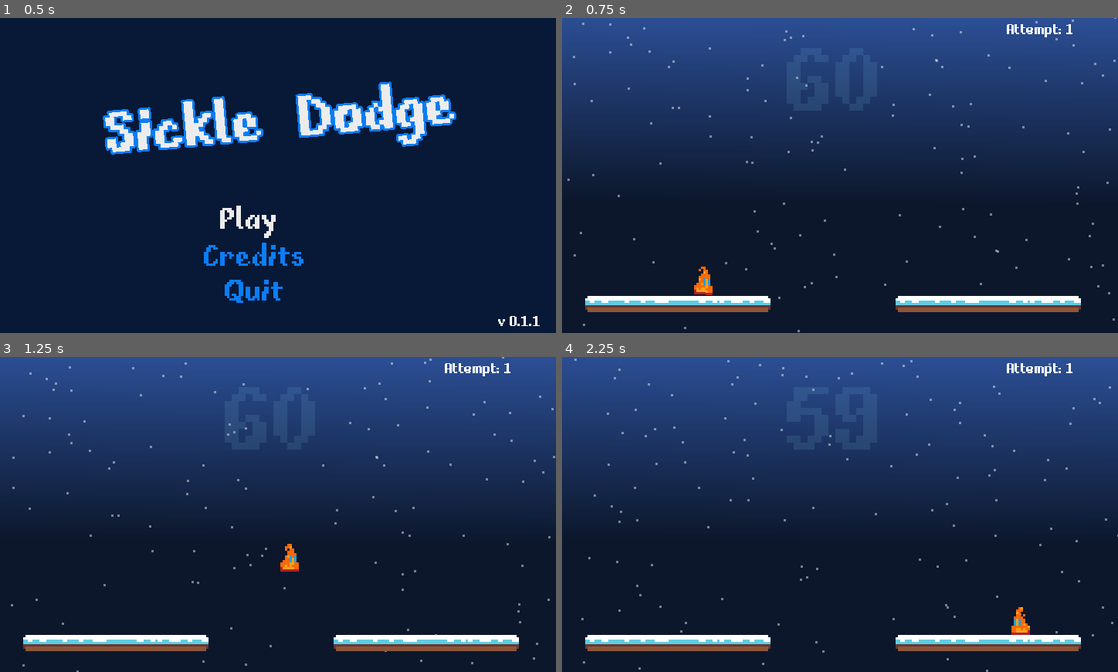
Above: before the commit, frames 1-4 (two rows, left to right).
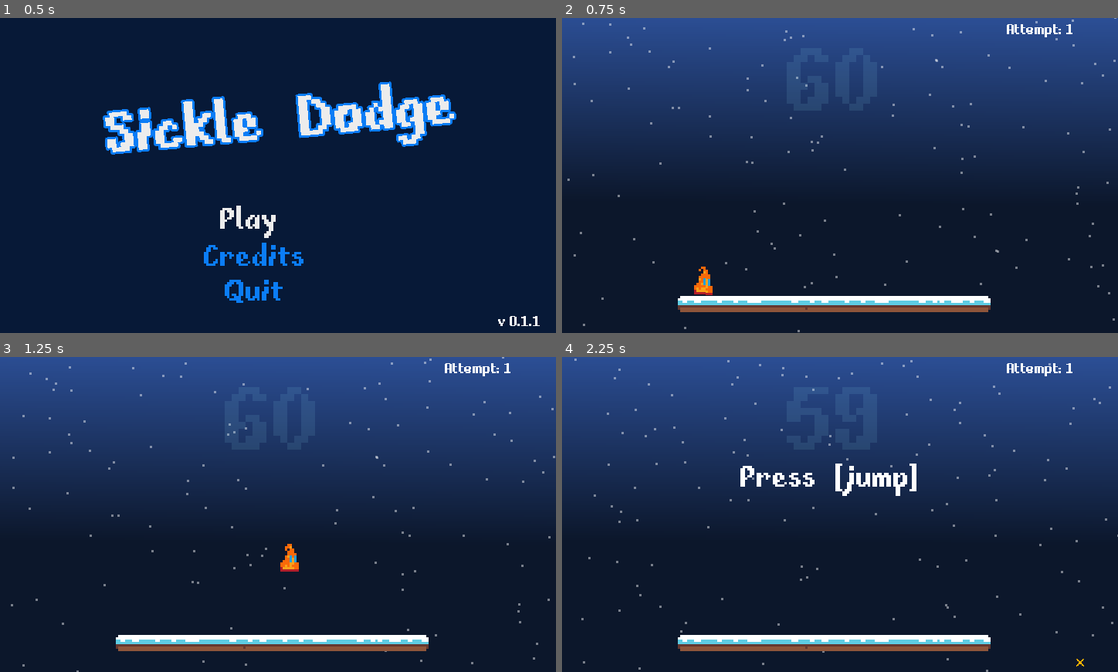
Above: after the commit, the same moments.

Repository: sugarvoid/winter-break-jam
Game: Godot game, scene res://game/menu/title_menu.tscn
The game is run twice, just before and just after one commit, with the same random seed, the same clock (stepped at 60 frames per second) and the same inputs. Sound files missing from this copy of the repository are replaced by a short silence.
Inputs:
- Up to frame 1 (0.5 s): no input
- Up to frame 2 (0.75 s): tap Enter (ui_accept) at 0.5 s; hold D (move_right) from 0.53 s (still down)
- Up to frame 3 (1.25 s): keep holding D (move_right); tap W (jump) at 0.77 s
- Up to frame 4 (2.25 s): tap W (jump) at 1.52 s; release D (move_right) at 2.03 s; hold A (move_left) from 2.03 s (still down)

Frame 1 is identical in both runs. In frame 2, 3.0% of the frame differs, in the area x 4-94%, y 88-94%; in frame 3, 3.0%; in frame 4, 4.1%, in the area x 4-94%, y 33-99%.

Commit message:
Lower player friction and move platforms together

Diff:
--- a/game/platform/Platforms.tscn
+++ b/game/platform/Platforms.tscn
@@ -5,7 +5,7 @@
 [node name="Platforms" type="Node2D"]
 
 [node name="StaticPlatformLeft" parent="." instance=ExtResource( 2 )]
-position = Vector2( 50, 124 )
+position = Vector2( 90, 124 )
 
 [node name="StaticPlatformRight" parent="." instance=ExtResource( 2 )]
-position = Vector2( 184, 124 )
+position = Vector2( 145, 124 )
--- a/game/player/player.gd
+++ b/game/player/player.gd
@@ -21,7 +21,7 @@
 var acceleration: float = 0.2
 
 # TODO: Add two types of friction 1.0 for normal and 0.03 for "on ice"
-var friction: float = 0.05
+var friction: float = 0.04
 var gravity: float = 1000.0
 var horizontal_direction: int
 
--- a/project.godot
+++ b/project.godot
@@ -56,7 +56,7 @@
 
 [application]
 
-config/name="winter-break-jam"
+config/name="sickle-dodge"
 run/main_scene="res://game/menu/title_menu.tscn"
 config/icon="res://icon.png"
 
